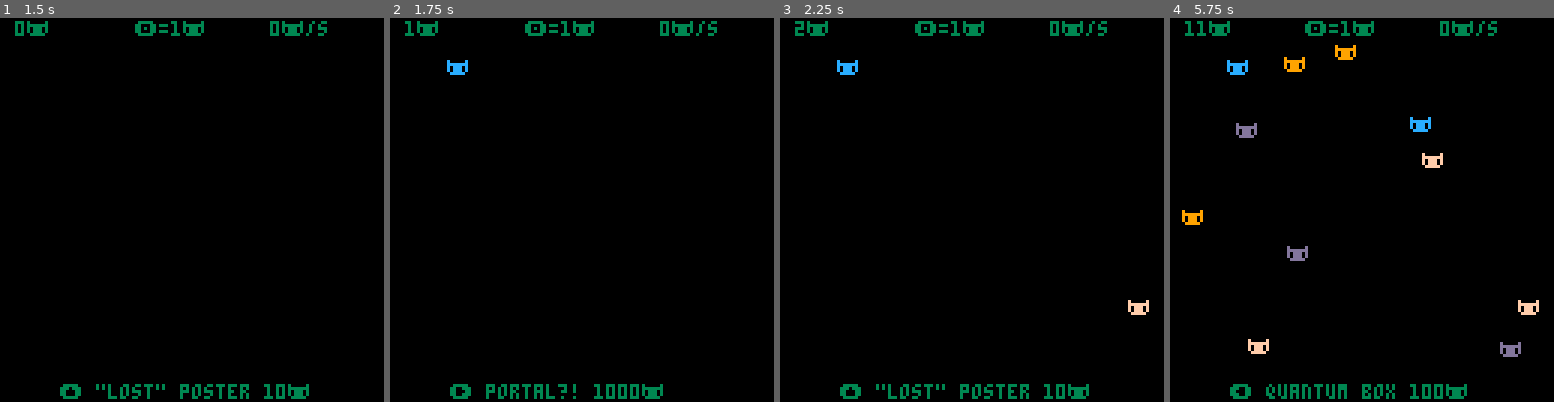
Above: before the commit, frames 1-4 (left to right).
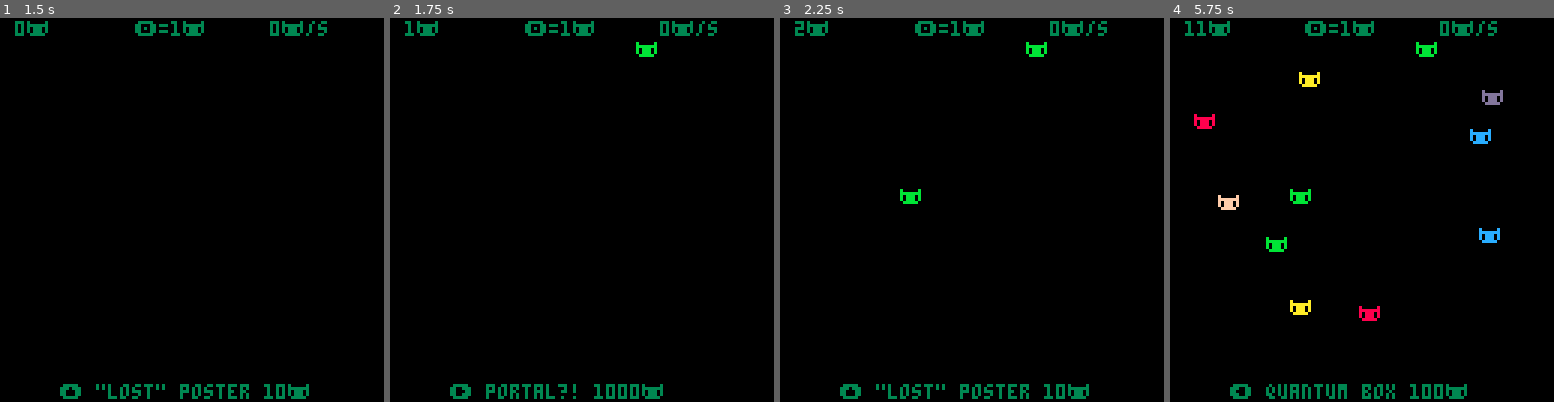
Above: after the commit, the same moments.

Repository: cpiod/catpocalypse
Game: PICO-8 cartridge catpocalypse.p8
Two runs of this game, one before a commit and one after it. Both use one fixed random seed, a clock stepped at 60 frames per second and the inputs below.
Inputs:
- Up to frame 1 (1.5 s): tap X (X key) at 0.33, 1.07 s; tap O (Z key) at 0.7 s
- Up to frame 2 (1.75 s): hold Right from 1.6 s (still down); tap O (Z key) at 1.7 s
- Up to frame 3 (2.25 s): tap X (X key) at 1.85 s; release Right at 2.1 s; tap O (Z key) at 2.1 s; hold Up from 2.15 s (still down)
- Up to frame 4 (5.75 s): release Up at 2.42 s; hold Right 2.47-3.03 s; tap O (Z key) every 0.4 s from 2.5 to 5.7 s; tap X (X key) at 2.97, 4.08, 5.2 s; hold Left 3.08-3.58 s; hold Down 3.63-3.97 s; hold Right 4.02-4.68 s; hold Up 4.73-5.03 s; hold Left 5.08-5.68 s; hold Down from 5.73 s (still down)

Frame 1 is identical in both runs. In frame 2, 0.3% of the frame differs, in the area x 14-70%, y 6-15%; in frame 3, 0.6%; in frame 4, 3.2%, in the area x 3-97%, y 6-89%.

Commit message:
Deobfuscated version

Diff:
--- a/catpocalypse.p8
+++ b/catpocalypse.p8
@@ -1,22 +1,66 @@
 pico-8 cartridge // http://www.pico-8.com
 version 18
 __lua__
-g,m=poke2,12800g(m,2129)g(m+2,3178)g(m+4,1120)c={}g={1,2,0,3}g[8]=4z="🐱"t={"⬅️ quantum box ","➡️ portal?! ","⬆️ \"lost\" poster ","⬇️ mega-🅾️ "}m,d,n=1,0,0p={100,1000,10,50}q={2,4,1,0}r={0,0,0,1}s=3::_::n+=d/30b,u=a,g[btn()]
-if(u)s=u
-a=btn(🅾️)
-if(a and a!=b)n+=m
-if(btn(❎)and#c>=p[s])n-=p[s]sfx(0)d+=q[s]m+=flr(r[s])p[s]=flr(p[s]*1.6)r[s]*=1.2
-while n<0 do
-del(c,c[#c])n+=1end
-while n>1 do add(c,{rnd(122),7+rnd(110),8+rnd(8)})n-=1end
-cls()for e in all(c) do
-?z,e[1],e[2],e[3]
+-- catpocalypse
+-- by cpiod
+
+function _init()
+	poke2(12800,2129)
+	poke2(12802,3178)
+	poke2(12804,1120)
+	c={}
+	g={1,2,0,3}
+	g[8]=4
+	t={"⬅️ quantum box ",
+	"➡️ portal?! ",
+	"⬆️ \"lost\" poster ",
+	"⬇️ mega-🅾️ "}
+	m=1
+	d=0
+	n=0
+	p={100,1000,10,50}
+	q={2,4,1,0}
+	r={0,0,0,1}
+	s=3
 end
-?#c..z,5,1,3
-?"🅾️="..m..z,45,1,3
-?d.."🐱/s",90,1,3
-?t[s]..p[s]..z,20,122,3
-flip()goto _
+
+function _update()
+	n+=d/30
+	b=a
+	u=g[btn()]
+	if (u) s=u
+	a=btn(🅾️)
+	if (a and a!=b) n+=m
+	if btn(❎) and #c>=p[s] then
+		n-=p[s]
+		sfx(0)
+		d+=q[s]
+		m+=flr(r[s])
+		p[s]=flr(p[s]*1.6)
+		r[s]*=1.2
+	end
+
+	while n<0 do
+		del(c,c[#c])
+		n+=1
+	end
+
+	while n>1 do
+		add(c,{rnd(122),7+rnd(110),8+rnd(8)})
+		n-=1
+	end
+	cls()
+end
+
+function _draw()
+	for e in all(c) do
+	 ?"🐱",e[1],e[2],e[3]
+	end
+	?#c.."🐱",5,1,3
+	?"🅾️="..m.."🐱",45,1,3
+	?d.."🐱/s",90,1,3
+	?t[s]..p[s].."🐱",20,122,3
+end
 __gfx__
 00000000000000000000000000000000000000000000000000000000000000000000000000000000000000000000000000000000000000000000000000000000
 00000000000000000000000000000000000000000000000000000000000000000000000000000000000000000000000000000000000000000000000000000000
Not shown, changed: the thumbnail (__label__) section of catpocalypse.p8
